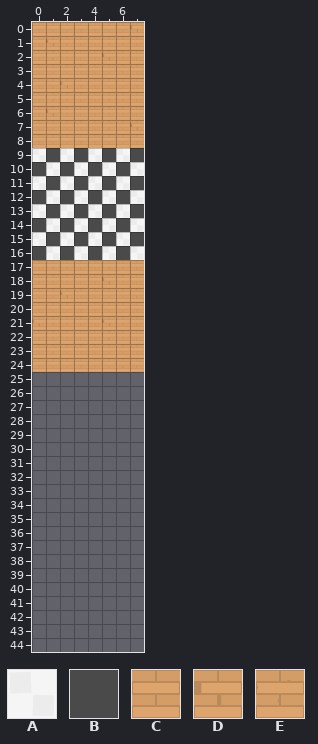
An edit to a level. Tiled map, android/assets/tablero.tmx. The first picture shows the starting point.
Cells are 64x64 px. Shown: x 0..7, y 0..44. The old version is drawn lined up with the new one.
Key: from "tilesheet_complete": A 11, B 92, C 95, D 97, E 99.
_ is an empty cell.
Layer "tablero" before, first column x 0:
 0 CCCCCCCD
 1 CDECCCCC
 2 CECCCDCC
 3 CCCCCCEC
 4 CCDCCCCC
 5 CECCCCCC
 6 CDCCCCCC
 7 CCCCCECD
 8 CCCCCCCC
 9 ABABABAB
10 BABABABA
11 ABABABAB
12 BABABABA
13 ABABABAB
14 BABABABA
15 ABABABAB
16 BABABABA
17 CCCCCCCC
18 ECCCCDCC
19 CCDCCCCE
20 CCCCCCCC
21 DCCCCDCC
22 CCCCCECC
23 CECCCCCC
24 CCCCCCEE
25 ________
26 ________
27 ________
28 ________
29 ________
30 ________
31 ________
32 ________
33 ________
34 ________
35 ________
36 ________
37 ________
38 ________
39 ________
40 ________
41 ________
42 ________
43 ________
44 ________
Once edited:
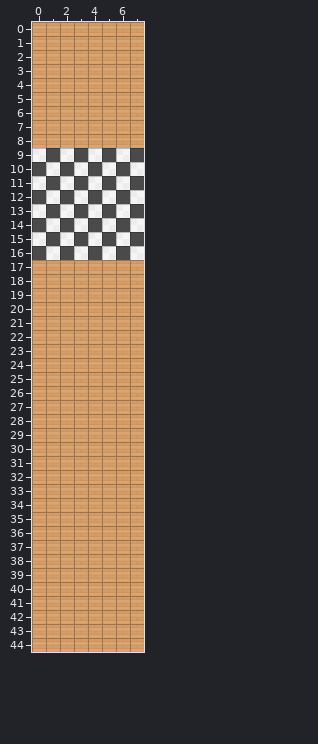
Difference:
map size 8x25 -> 8x45 cells
Layer "tablero":
y 0: x 7 D -> C
y 1: x 1 D -> C
y 2: x 5 D -> C
y 4: x 2 D -> C
y 6: x 1 D -> C
y 7: x 7 D -> C
y 18: x 5 D -> C
y 19: x 2 D -> C
y 21: x 0 D -> C; x 5 D -> C
y 25..44: x 0..7 ________ -> CCCCCCCC
